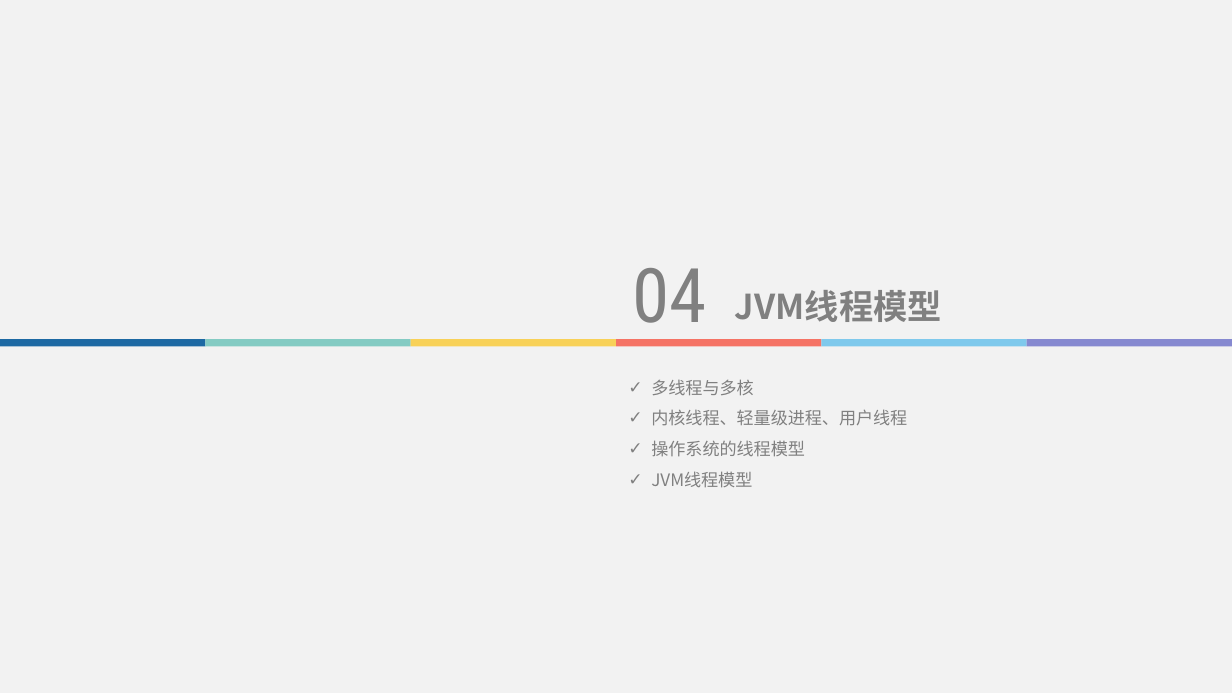
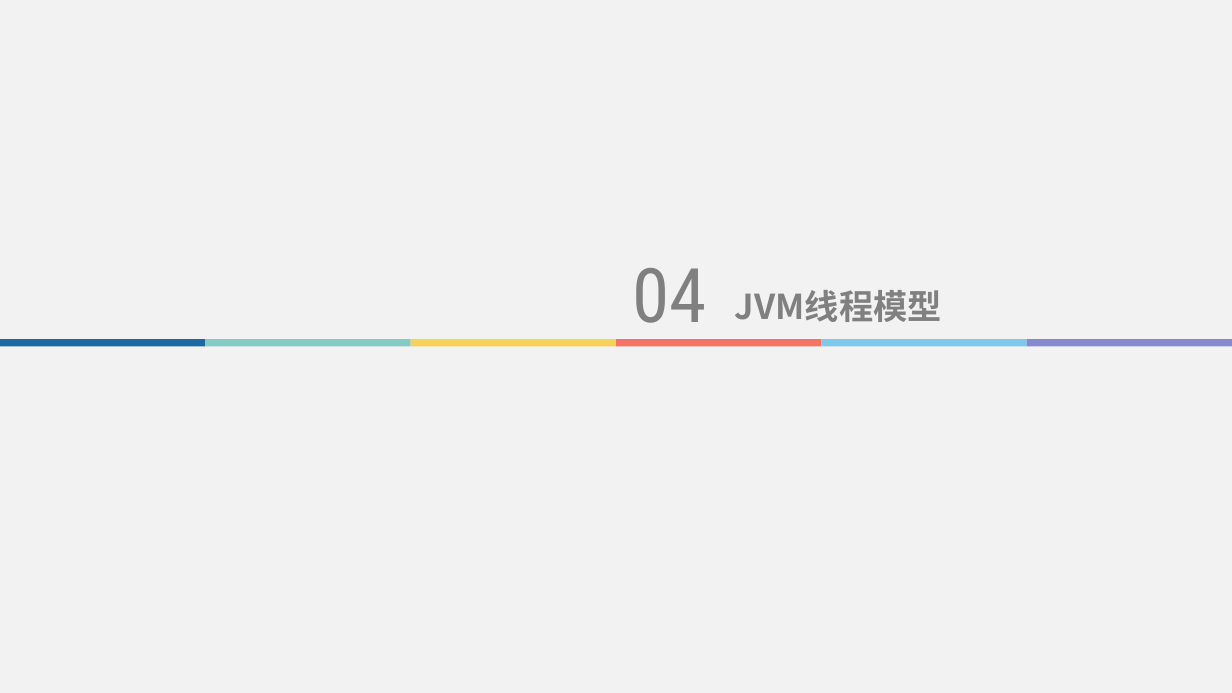
Before and after one commit to lvjiuluan/idea-projects, a slide deck: slide 25 of presentation/JVM内存模型/JVM内存模型.pptx. Drawn at 1232x693 pixels with LibreOffice and Linux fonts; fonts in the diff are those of the drawing. Boxes give left, top, right and bottom in pixels: in the first picture for what was removed or moved away, otherwise in the second. Text is boxed around its words. In the diff, an @@ line names an element or a change of style, - is before the commit and + after.

```diff
--- a/presentation/JVM内存模型/JVM内存模型.pptx
+++ b/presentation/JVM内存模型/JVM内存模型.pptx
@@ text removed at [651, 379, 907, 488] @@
-✓ 多线程与多核
-✓ 内核线程、轻量级进程、用户线程
-✓ 操作系统的线程模型
-✓ JVM线程模型
```
Also in this commit, not shown: 4 other slides changed, 1 other file.
